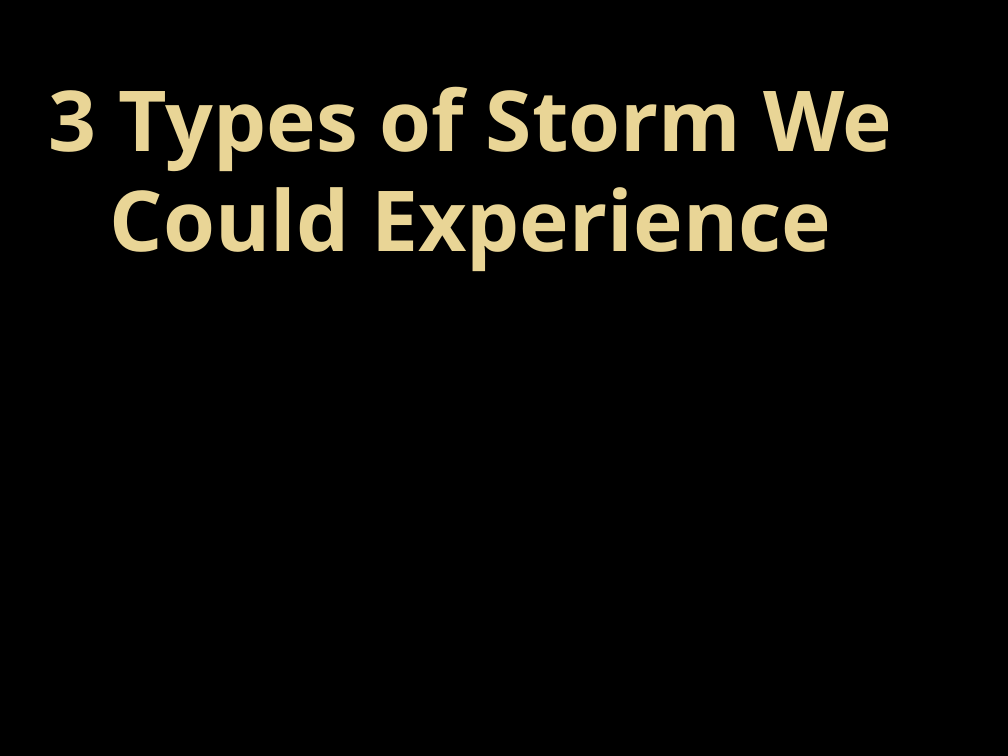
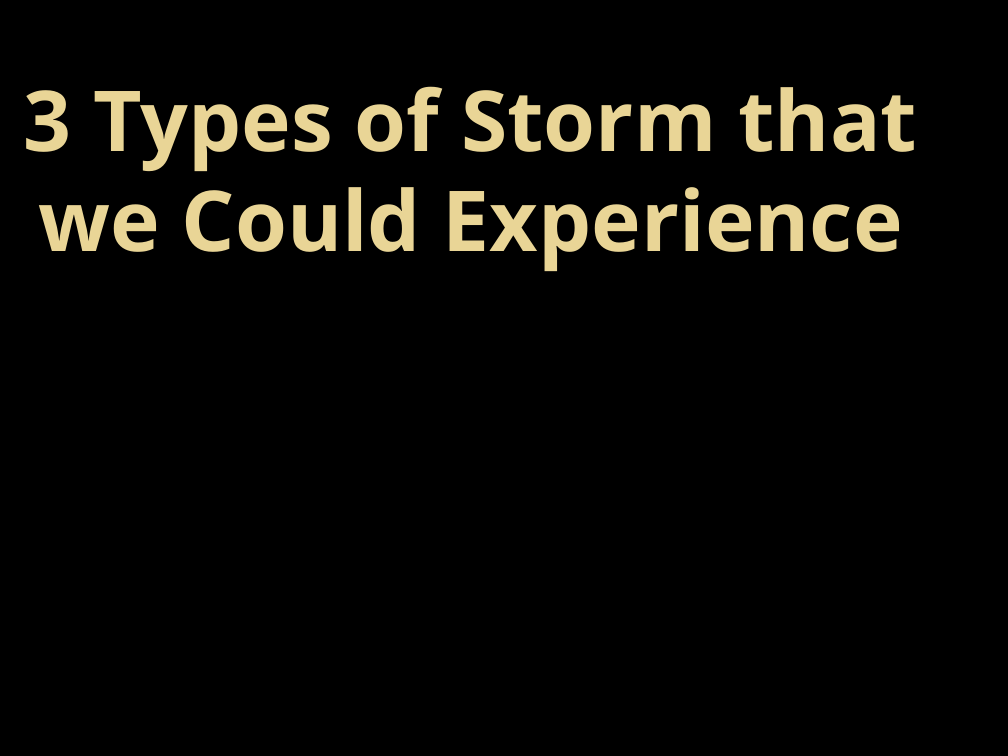
Before and after one commit to rmelancolico/DEV, a slide deck: slide 3 of In to the storm.pptx. Drawn at 1008x756 pixels with LibreOffice and Linux fonts; fonts in the diff are those of the drawing; background and template pictures are left out. Boxes give left, top, right and bottom in pixels: in the first picture for what was removed or moved away, otherwise in the second. Text is boxed around its words. In the diff, an @@ line names an element or a change of style, - is before the commit and + after.

```diff
--- a/In to the storm.pptx
+++ b/In to the storm.pptx
@@ text at (x1=24, y1=86, x2=917, y2=271): text changed @@
-3 Types of Storm We Could Experience
+3 Types of Storm that we Could Experience
```
Also in this commit, not shown: 6 other slides changed, 3 slides added, 1 other file.
